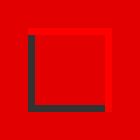
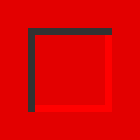
Layers edited between the first and the second 140 x 140 image:
painted on "mino" over 28, 28, 112, 112
